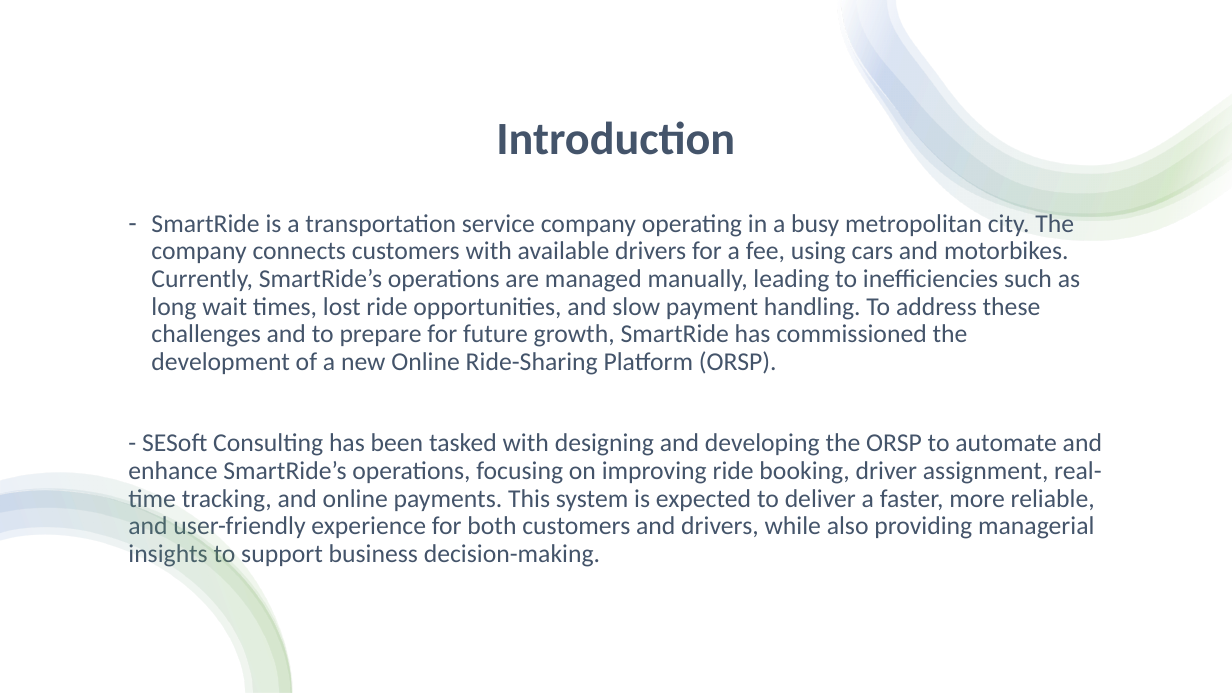
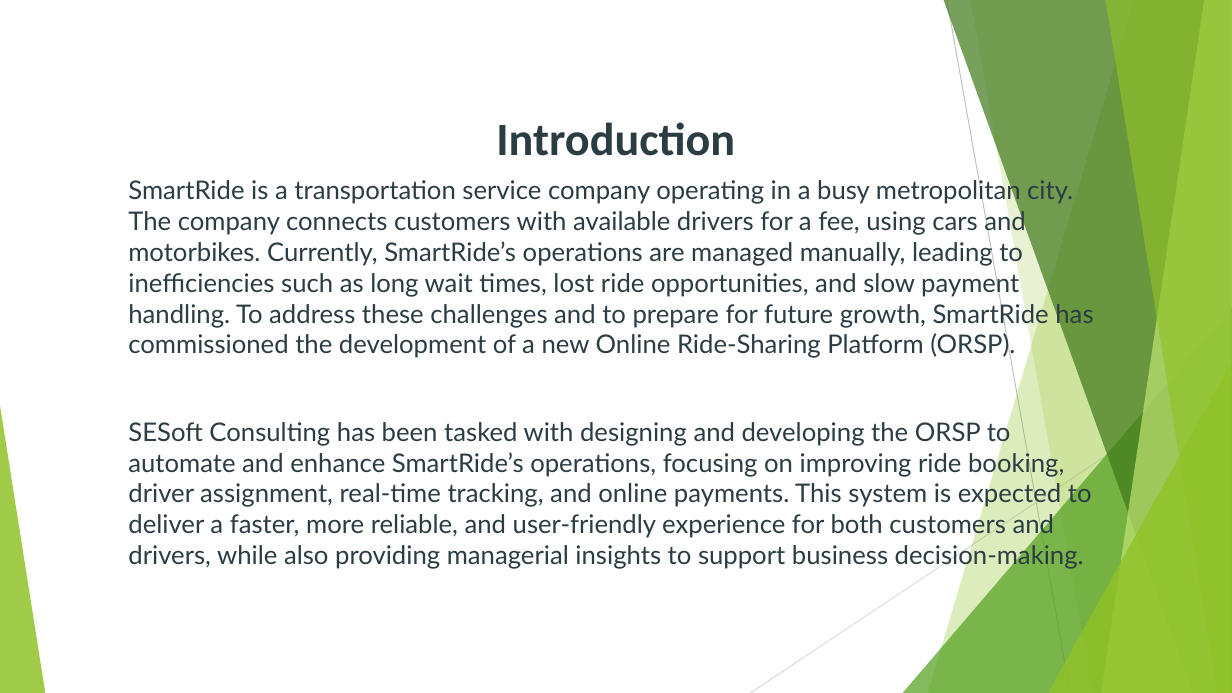
Before and after one commit to CheetoBuri/SE_SmartRide, a slide deck: slide 2 of 523K0010_523K0013.pptx. Drawn at 1232x693 pixels with LibreOffice and Linux fonts; fonts in the diff are those of the drawing. Boxes give left, top, right and bottom in pixels: in the first picture for what was removed or moved away, otherwise in the second. Text is boxed around its words. In the diff, an @@ line names an element or a change of style, - is before the commit and + after.

```diff
--- a/523K0010_523K0013.pptx
+++ b/523K0010_523K0013.pptx
@@ rectangle removed at (0,0,1232,693) @@
@@ group removed at (838,0,1232,241): 4 freeform shapes @@
@@ title "Introduction" at (496,122,735,156): text colour #44546A to #2C3C43; line spacing 0.9 to 1 @@
@@ text "SmartRide is a transportation service ...": place and size @@
-text "SmartRide is a transportation service ..." at (128,214,1102,567)
+text "SmartRide is a transportation service ..." at (128,178,1093,569)
@@ text at (128,178,1093,359): font Calibri to Lato, text colour #44546A to #2C3C43 in "SmartRide is a transportation service company operating ..."; bullet - to none; line spacing 0.9 to 1 @@
@@ group added at (0,0,1232,693): 5 freeform shapes, 3 triangles, 2 lines @@
@@ text at (128,419,1092,569): text changed; font Calibri to Lato; text colour #44546A to #2C3C43 @@
-- SESoft Consulting has been tasked with designing and developing the ORSP to automate and enhance SmartRide’s operations, focusing on improving ride booking, driver assignment, real-time tracking, and online payments. This system is expected to deliver a faster, more reliable, and user-friendly experience for both customers and drivers, while also providing managerial insights to support business decision-making.
+SESoft Consulting has been tasked with designing and developing the ORSP to automate and enhance SmartRide’s operations, focusing on improving ride booking, driver assignment, real-time tracking, and online payments. This system is expected to deliver a faster, more reliable, and user-friendly experience for both customers and drivers, while also providing managerial insights to support business decision-making.
@@ group removed at (0,473,293,693): 4 freeform shapes @@
```
Also in this commit, not shown: 17 other slides changed, 31 slides added, 5 slides removed, 29 other files.
